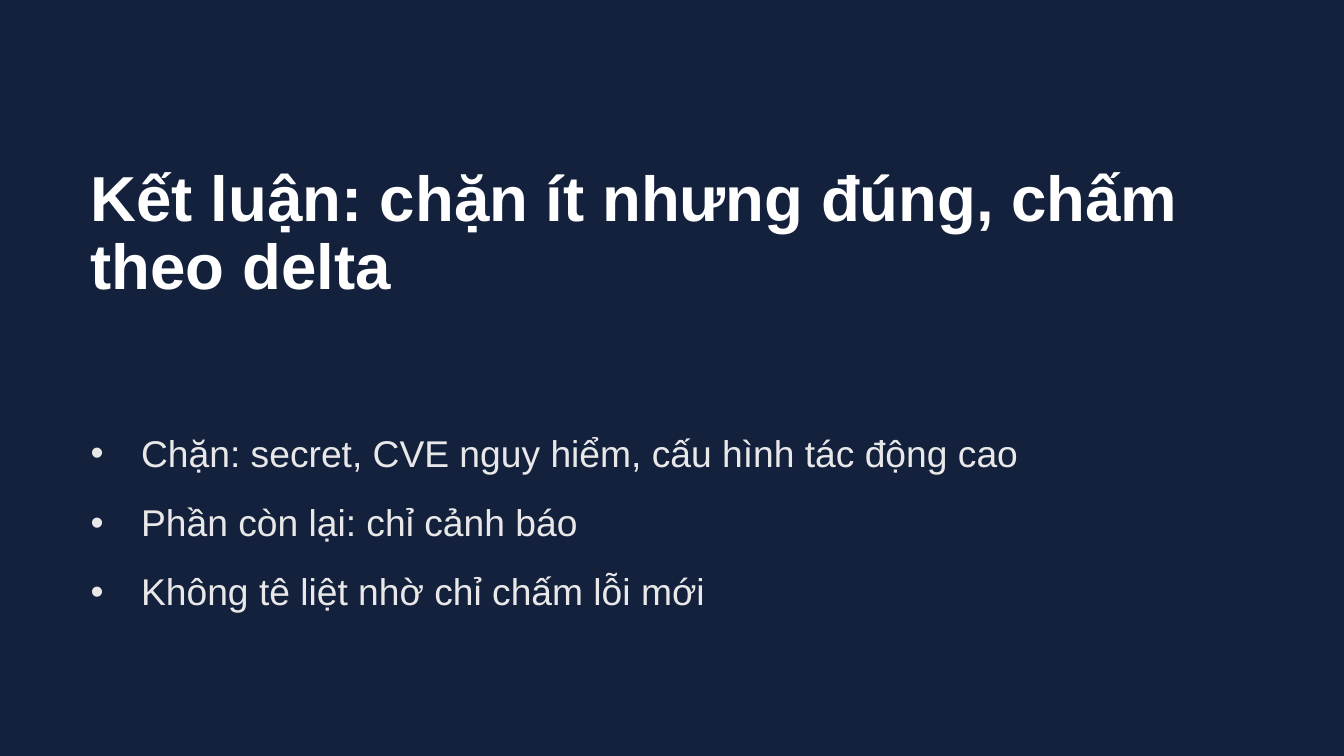
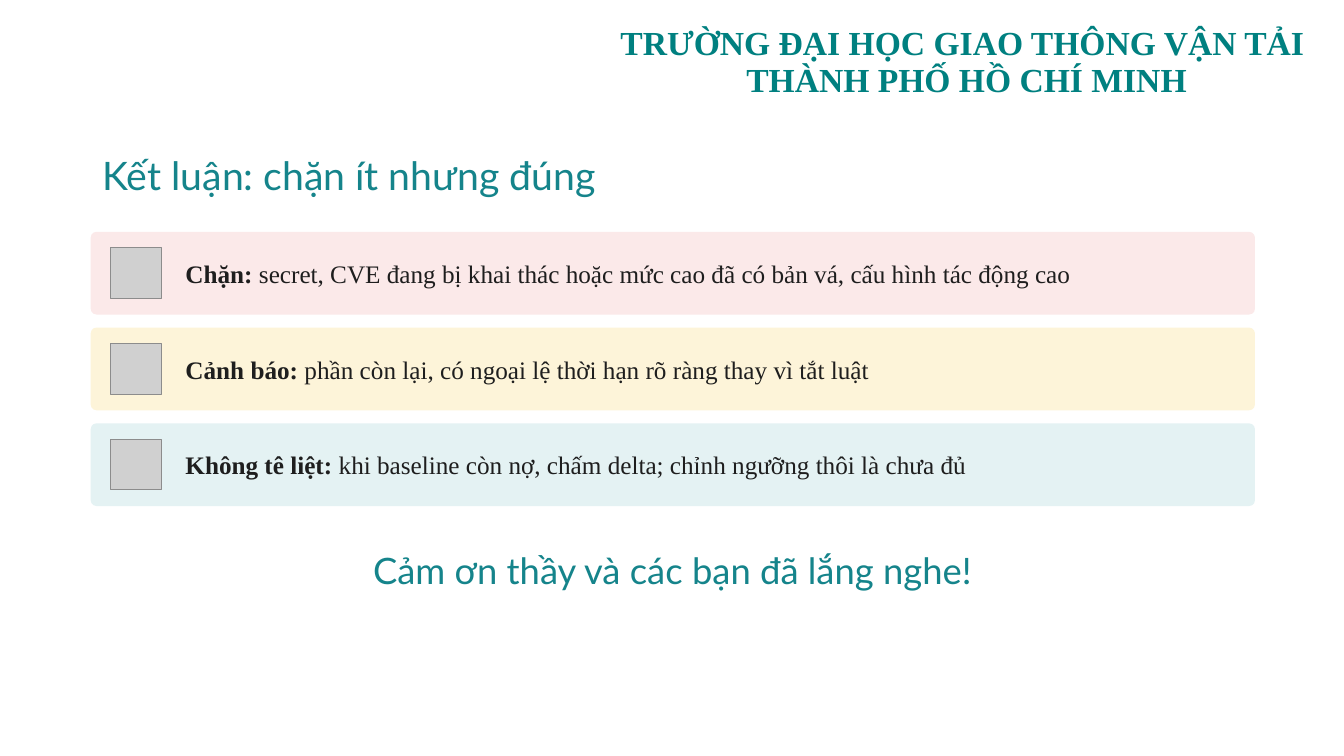
Before and after one commit to tranhuultai/012012303904_21_DevSecOps, a slide deck: slide 19 of PPTX/DeTai21_DevSecOps.pptx (slide 18 before the commit). Drawn at 1344x756 pixels with LibreOffice and Linux fonts; fonts in the diff are those of the drawing; grey boxes stand for pictures; background and template pictures are left out. Boxes give left, top, right and bottom in pixels: in the first picture for what was removed or moved away, otherwise in the second. Text is boxed around its words. In the diff, an @@ line names an element or a change of style, - is before the commit and + after.

```diff
--- a/PPTX/DeTai21_DevSecOps.pptx
+++ b/PPTX/DeTai21_DevSecOps.pptx
@@ background #14213D to picture (left out) @@
@@ text added at (620,29,1304,93), 24 pt, text #008080, bold @@
+TRƯỜNG ĐẠI HỌC GIAO THÔNG VẬN TẢI
+THÀNH PHỐ HỒ CHÍ MINH
@@ title "Kết luận: chặn ít nhưng ..." at (102,158,596,197): vertical alignment top to middle @@
@@ title at (102,158,596,197): text changed; size 45.3 to 28 pt; font Arial to Lato; text colour #FFFFFF to #15848B; bold off @@
-Kết luận: chặn ít nhưng đúng, chấm theo delta
+Kết luận: chặn ít nhưng đúng
@@ rounded rectangle added at (91,232,1255,315), fill #FBE9E9 @@
@@ picture added at (111,248,161,298) @@
@@ text added at (185,264,1070,289), 18 pt, text #1E1E1E @@
+Chặn: secret, CVE đang bị khai thác hoặc mức cao đã có bản vá, cấu hình tác động cao
@@ rounded rectangle added at (91,328,1255,410), fill #FDF4D9 @@
@@ picture added at (111,344,161,394) @@
@@ text added at (185,360,869,385), 18 pt, text #1E1E1E @@
+Cảnh báo: phần còn lại, có ngoại lệ thời hạn rõ ràng thay vì tắt luật
@@ rounded rectangle added at (91,423,1255,506), fill #E4F2F3 @@
@@ picture added at (111,440,161,490) @@
@@ text removed at (141,438,1018,613) @@
-• Chặn: secret, CVE nguy hiểm, cấu hình tác động cao
-• Phần còn lại: chỉ cảnh báo
-• Không tê liệt nhờ chỉ chấm lỗi mới
@@ text added at (185,455,966,480), 18 pt, text #1E1E1E @@
+Không tê liệt: khi baseline còn nợ, chấm delta; chỉnh ngưỡng thôi là chưa đủ
@@ text added at (373,553,972,591), 26 pt, text #15848B @@
+Cảm ơn thầy và các bạn đã lắng nghe!
@@ page number added at (950,701,1252,741), 12 pt, text #FFFFFF @@
+19
```
Also in this commit, not shown: 5 other slides changed, 13 slides added, 12 slides removed, 1 other file.
